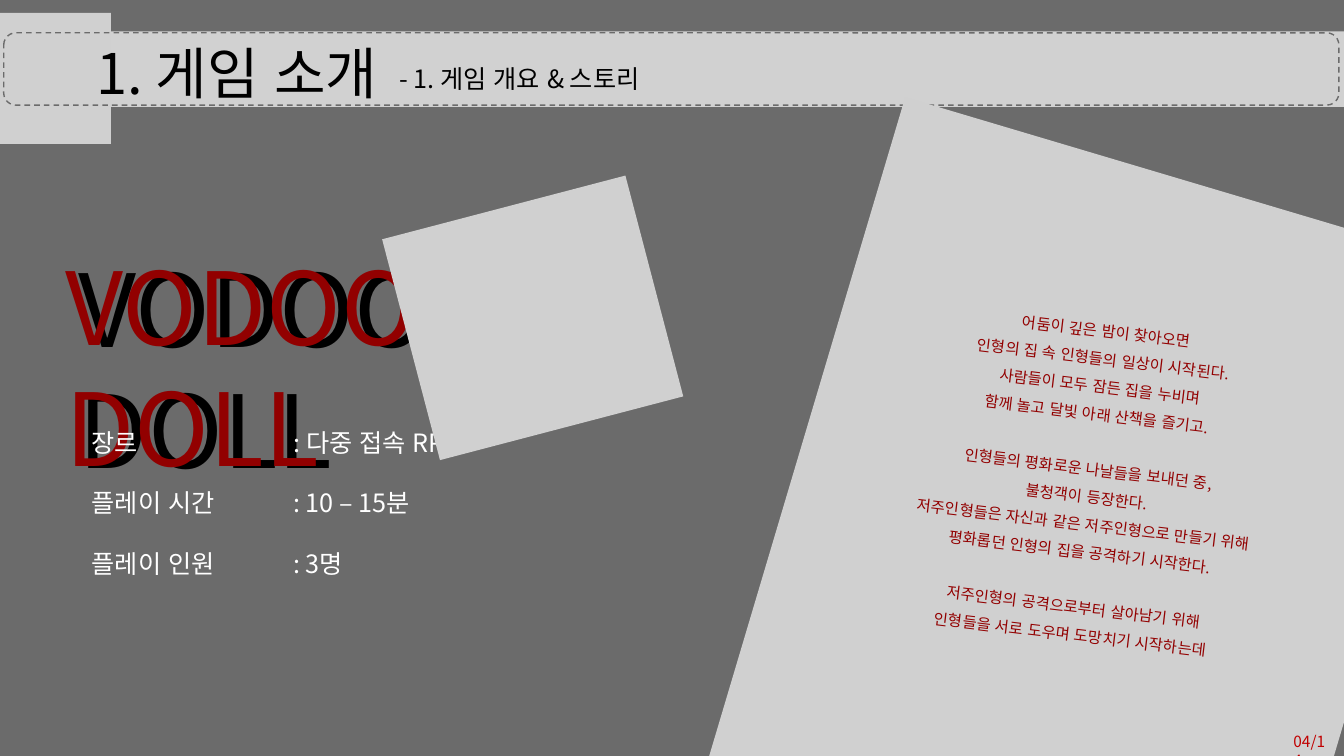
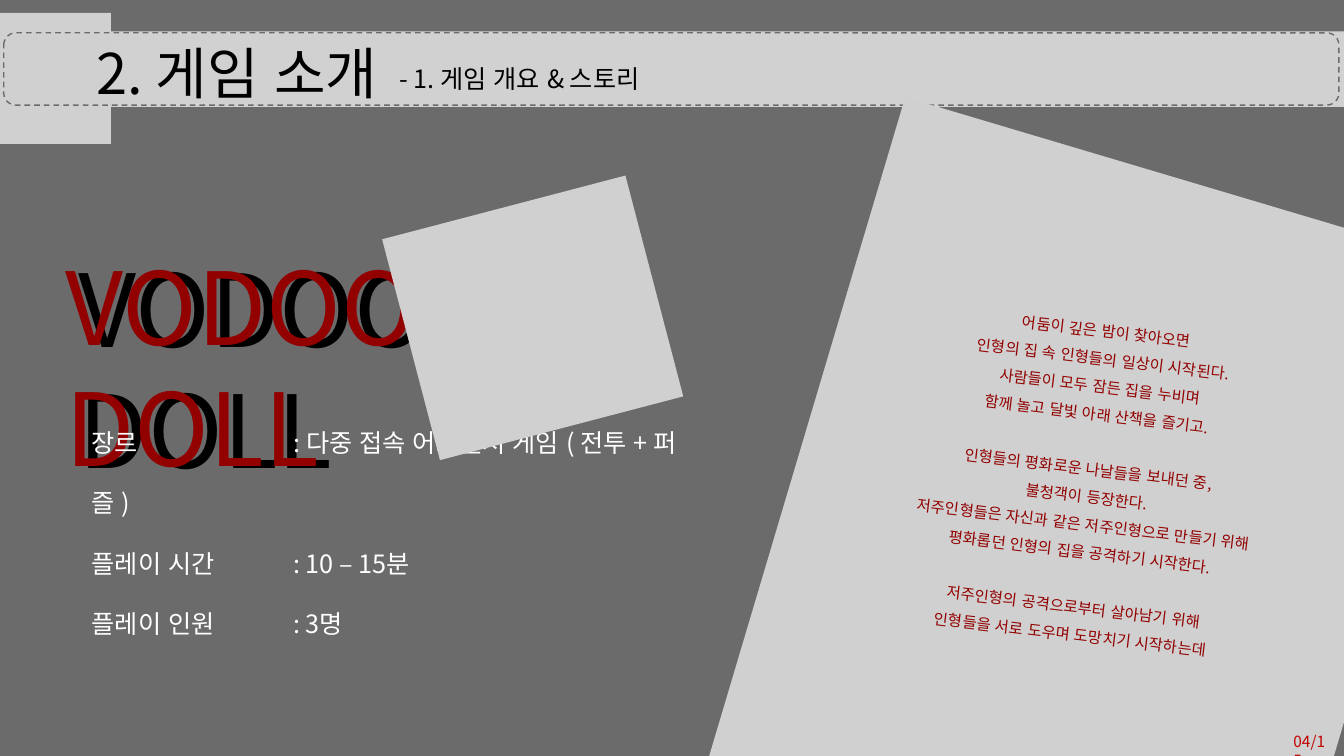
Before and after one commit to eunjiyun/Graduation_Work, a slide deck: slide 4 of Game_Design/Vodoo_Doll.pptx. Drawn at 1344x756 pixels with LibreOffice and Linux fonts; fonts in the diff are those of the drawing; grey boxes stand for pictures. Boxes give left, top, right and bottom in pixels: in the first picture for what was removed or moved away, otherwise in the second. Text is boxed around its words. In the diff, an @@ line names an element or a change of style, - is before the commit and + after.

```diff
--- a/Game_Design/Vodoo_Doll.pptx
+++ b/Game_Design/Vodoo_Doll.pptx
@@ text at box(97, 47, 377, 109): text changed @@
-1. 게임 소개
+2. 게임 소개
@@ text at box(92, 426, 676, 514): text changed @@
-장르 : 다중 접속 RPG
+장르 : 다중 접속 어드벤처 게임 ( 전투 + 퍼즐 )
```
Also in this commit, not shown: 12 other slides changed, 1 slide added.
